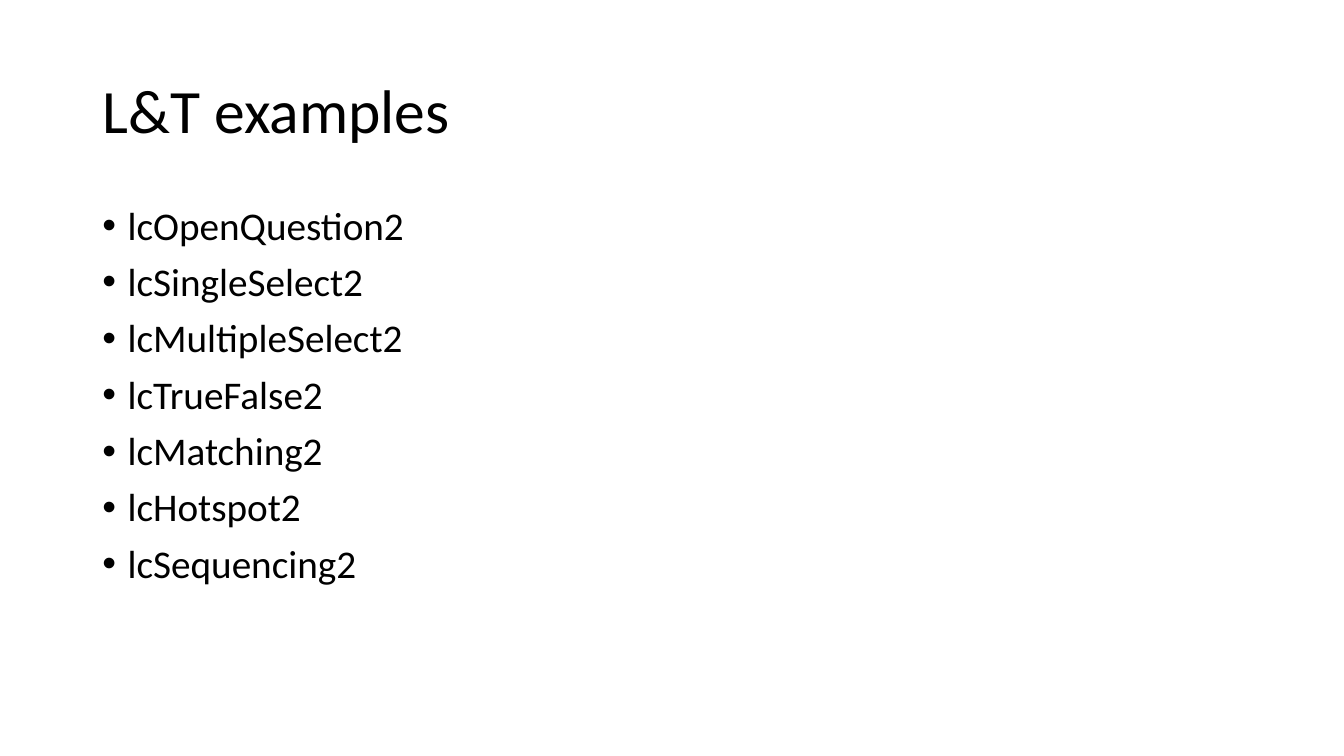
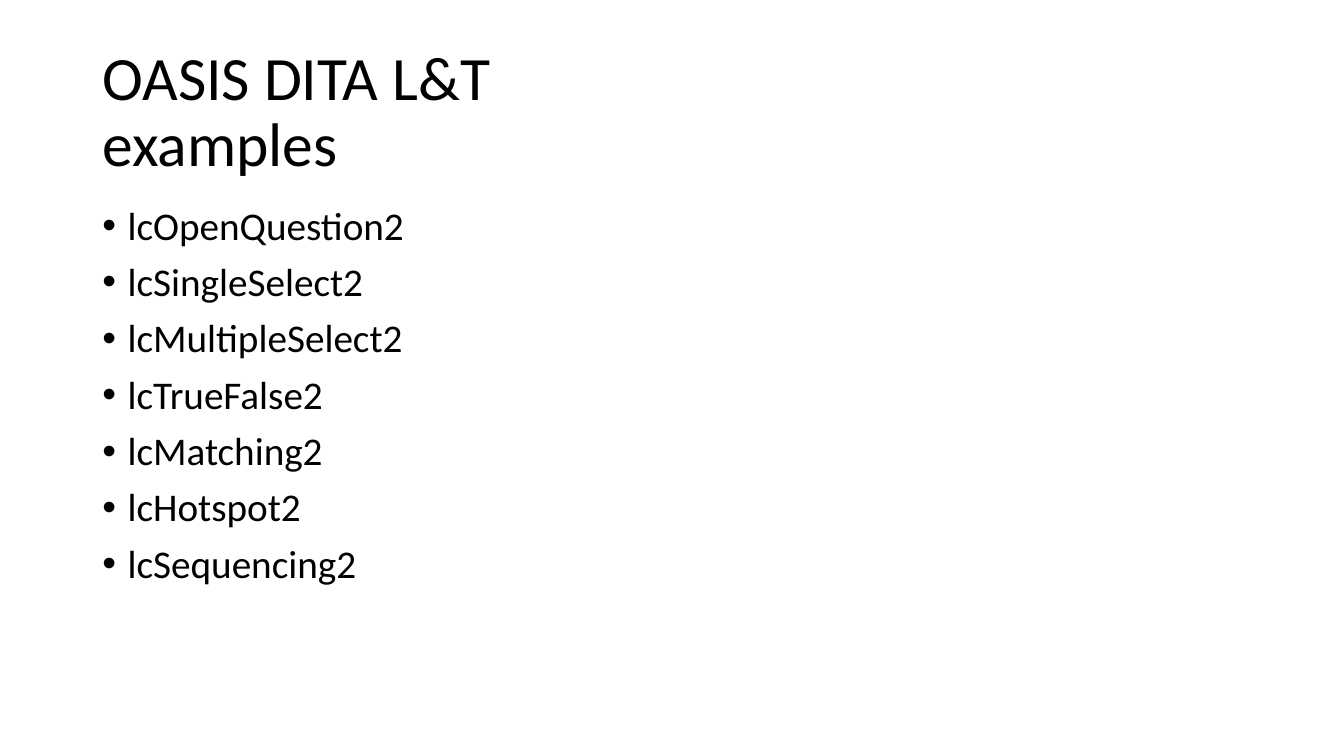
Before and after one commit to XStructuring/dita13.lc.extra-interactions, a slide deck: slide 2 of documentation/Interaction_examples_visual.pptx. Drawn at 1344x756 pixels with LibreOffice and Linux fonts; fonts in the diff are those of the drawing. Boxes give left, top, right and bottom in pixels: in the first picture for what was removed or moved away, otherwise in the second. Text is boxed around its words. In the diff, an @@ line names an element or a change of style, - is before the commit and + after.

Commit message:
Update examples, deleted not used modules

```diff
--- a/documentation/Interaction_examples_visual.pptx
+++ b/documentation/Interaction_examples_visual.pptx
@@ title at [102,58,490,176]: text changed @@
-L&T examples
+OASIS DITA L&T
+examples
```
Also in this commit, not shown: 3 other slides changed, 1 slide added, 4 other files.
